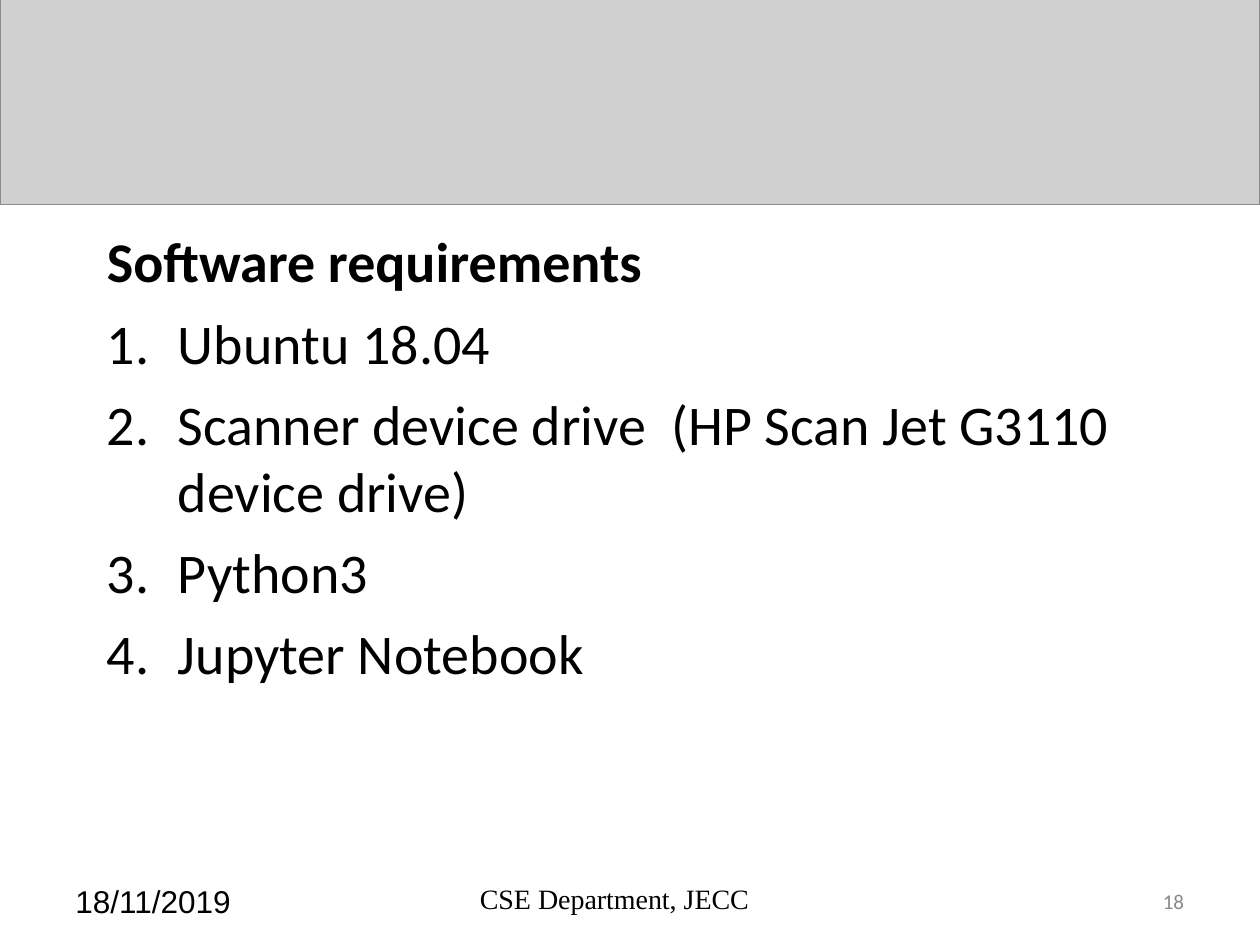
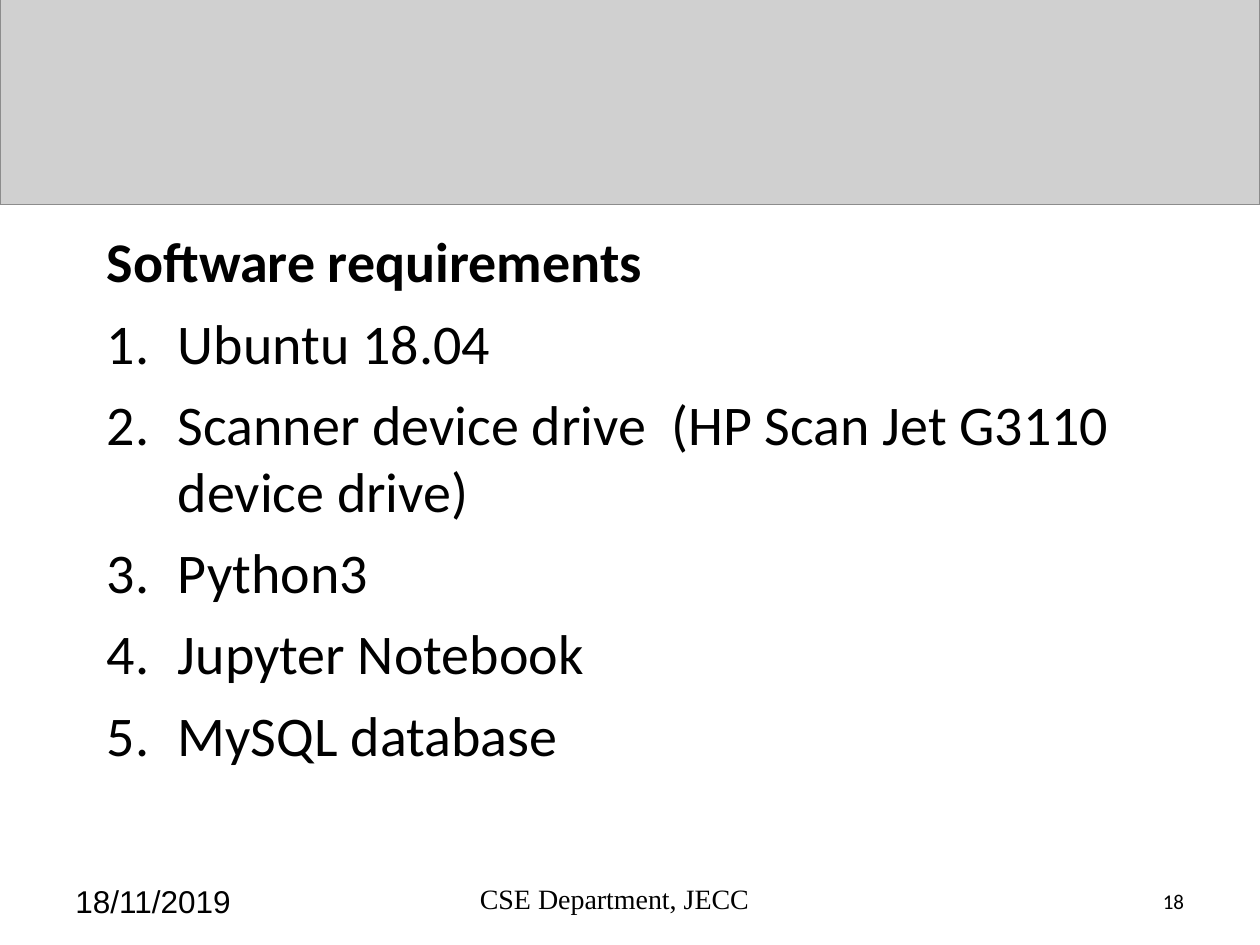
Before and after one commit to sreeragrnandan/Design-Project, a slide deck: slide 18 of DP G7 final review.pptx. Drawn at 1260x945 pixels with LibreOffice and Linux fonts; fonts in the diff are those of the drawing; grey boxes stand for pictures. Boxes give left, top, right and bottom in pixels: in the first picture for what was removed or moved away, otherwise in the second. Text is boxed around its words. In the diff, an @@ line names an element or a change of style, - is before the commit and + after.

```diff
--- a/DP G7 final review.pptx
+++ b/DP G7 final review.pptx
@@ text at [178,717,558,765]: paragraph added @@
+5. MySQL database
@@ page number at [1163,894,1184,909]: text colour #898989 to #000000 @@
```
Also in this commit, not shown: 28 other slides changed, 43 other files.
